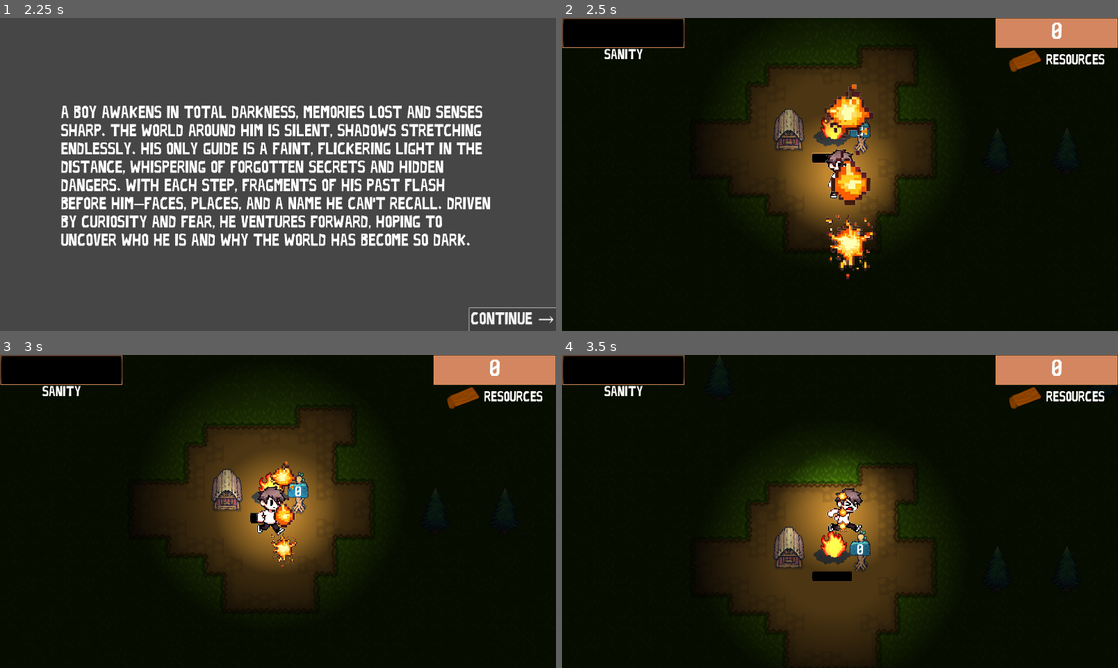
Above: before the commit, frames 1-4 (two rows, left to right).
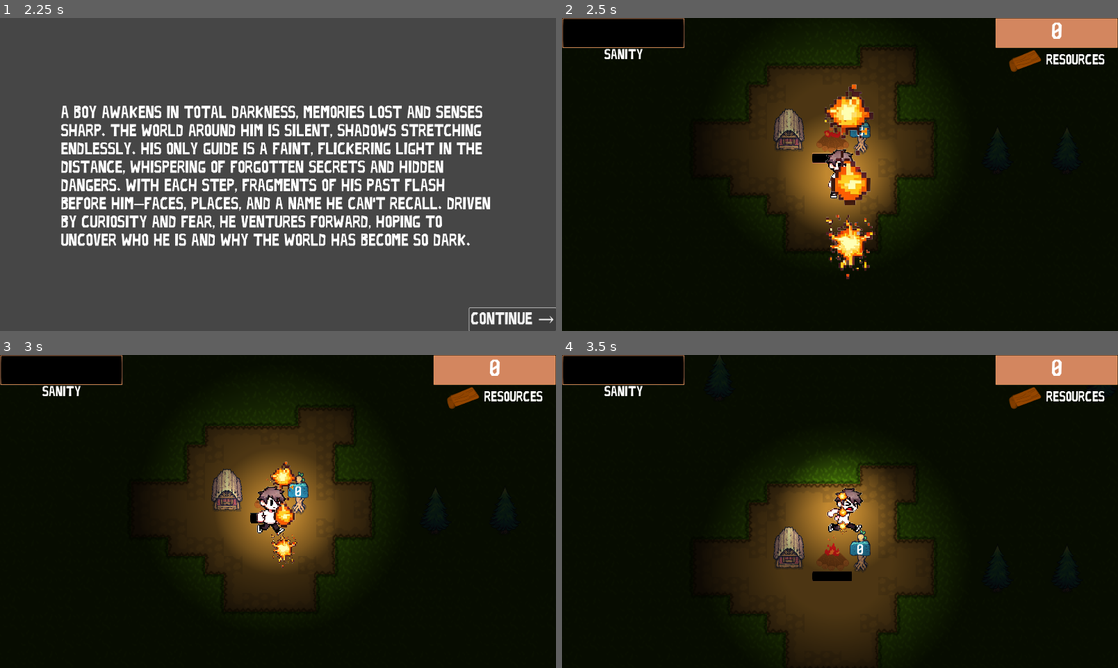
Above: after the commit, the same moments.

Repository: CPhuong24/UPJam2024
Game: Godot game, scene res://main_menu.tscn
Same seed, same stepped clock (60 frames per second), same inputs: the game is played once before the commit and once after it.
Inputs:
- Up to frame 1 (2.25 s): click "Play" at 0.5 s; click "Continue →" at 1.25 s; click "Continue →" at 2 s
- Up to frame 2 (2.5 s): no input
- Up to frame 3 (3 s): hold W (move_up) from 2.78 s (still down); tap E (interact) at 2.85 s
- Up to frame 4 (3.5 s): keep holding W (move_up)

Frame 1 is identical in both runs. In frame 2, 0.4% of the frame differs, in the area x 45-52%, y 31-44%; in frame 3, 0.2%; in frame 4, 0.5%, in the area x 45-52%, y 56-68%.

Commit message:
Added a lot of sprites and Fire animation
Added the new bonfire animation and new store icons

Diff:
--- a/base.gd
+++ b/base.gd
@@ -53,11 +53,20 @@
 	progress_bar.value = current_durability
 
 	# Set fire strength/animation.
-	if light_energy > DEFAULT_LIGHT_ENERGY * 0.75:
-		$Fire.play("default")
-	elif light_energy > DEFAULT_LIGHT_ENERGY * 0.5:
-		$Fire.play("medium")
-	elif light_energy > DEFAULT_LIGHT_ENERGY * 0.25:
-		$Fire.play("small")
+	var fire_scale = Vector2(current_durability * 0.01, current_durability * 0.01)
+	var default_fire = Vector2(1,1)
+	$Fire.play("Fire")
+
+	# Make fire smaller when no more logs
+	if resource_count == 0:
+		$Fire.set_scale(fire_scale)
 	else:
-		$Fire.play("nofire")
+		$Fire.set_scale(default_fire)
+	#if light_energy > DEFAULT_LIGHT_ENERGY * 0.75:
+		#$Fire.scale
+	#elif light_energy > DEFAULT_LIGHT_ENERGY * 0.5:
+		#$Fire.play("medium")
+	#elif light_energy > DEFAULT_LIGHT_ENERGY * 0.25:
+		#$Fire.play("small")
+	#else:
+		#$Fire.play("nofire")
--- a/base.tscn
+++ b/base.tscn
@@ -1,11 +1,13 @@
-[gd_scene load_steps=15 format=3 uid="uid://nd5gsw8ahina"]
+[gd_scene load_steps=22 format=3 uid="uid://nd5gsw8ahina"]
 
 [ext_resource type="Script" path="res://base.gd" id="1_f355r"]
 [ext_resource type="Texture2D" uid="uid://c58l16nph5g3o" path="res://sign.png" id="3_f1eac"]
 [ext_resource type="FontFile" uid="uid://rg16im737d84" path="res://limbo_font__by_alex484000-d5dthys.ttf" id="3_p6q5f"]
 [ext_resource type="Texture2D" uid="uid://ck8j78rrviaho" path="res://healthbarUnder.png" id="5_uk6x5"]
 [ext_resource type="Texture2D" uid="uid://dmmhc1ecnfod8" path="res://healthbarProgress.png" id="6_haxxy"]
+[ext_resource type="Texture2D" uid="uid://w5yed4a6uo0q" path="res://Art Assests/Pile of Logs.png" id="6_wwvnv"]
 [ext_resource type="Texture2D" uid="uid://dfijklrcqmhna" path="res://fire.png" id="7_8818l"]
+[ext_resource type="Texture2D" uid="uid://djxccy63rmsdm" path="res://Art Assests/Fire Animation.png" id="7_xqy7o"]
 [ext_resource type="Texture2D" uid="uid://fng6avjvhhdl" path="res://fire4.png" id="8_rfc7y"]
 [ext_resource type="Texture2D" uid="uid://d0uhf7180fpt6" path="res://fire3.png" id="9_gb6j2"]
 [ext_resource type="Texture2D" uid="uid://b4pxtp2de6jpn" path="res://nofire.png" id="10_1bn55"]
@@ -14,8 +16,48 @@
 [sub_resource type="RectangleShape2D" id="RectangleShape2D_avru2"]
 size = Vector2(128, 192)
 
+[sub_resource type="AtlasTexture" id="AtlasTexture_dexaw"]
+atlas = ExtResource("7_xqy7o")
+region = Rect2(0, 0, 128, 128)
+
+[sub_resource type="AtlasTexture" id="AtlasTexture_kcxtm"]
+atlas = ExtResource("7_xqy7o")
+region = Rect2(128, 0, 128, 128)
+
+[sub_resource type="AtlasTexture" id="AtlasTexture_ga40t"]
+atlas = ExtResource("7_xqy7o")
+region = Rect2(256, 0, 128, 128)
+
+[sub_resource type="AtlasTexture" id="AtlasTexture_g3h87"]
+atlas = ExtResource("7_xqy7o")
+region = Rect2(384, 0, 128, 128)
+
+[sub_resource type="AtlasTexture" id="AtlasTexture_2nw2k"]
+atlas = ExtResource("7_xqy7o")
+region = Rect2(512, 0, 128, 128)
+
 [sub_resource type="SpriteFrames" id="SpriteFrames_duiax"]
 animations = [{
+"frames": [{
+"duration": 1.0,
+"texture": SubResource("AtlasTexture_dexaw")
+}, {
+"duration": 1.0,
+"texture": SubResource("AtlasTexture_kcxtm")
+}, {
+"duration": 1.0,
+"texture": SubResource("AtlasTexture_ga40t")
+}, {
+"duration": 1.0,
+"texture": SubResource("AtlasTexture_g3h87")
+}, {
+"duration": 1.0,
+"texture": SubResource("AtlasTexture_2nw2k")
+}],
+"loop": true,
+"name": &"Fire",
+"speed": 8.0
+}, {
 "frames": [{
 "duration": 1.0,
 "texture": ExtResource("10_gdp54")
@@ -116,12 +158,19 @@
 texture_under = ExtResource("5_uk6x5")
 texture_progress = ExtResource("6_haxxy")
 
+[node name="Sprite2D" type="Sprite2D" parent="."]
+position = Vector2(1, 26)
+texture = ExtResource("6_wwvnv")
+
 [node name="Fire" type="AnimatedSprite2D" parent="."]
+position = Vector2(9, -18)
+scale = Vector2(0.85, 0.85)
 sprite_frames = SubResource("SpriteFrames_duiax")
-animation = &"nofire"
+animation = &"Fire"
+frame_progress = 0.146642
 
 [node name="PointLight2D" type="PointLight2D" parent="Fire"]
-position = Vector2(4, 15)
+position = Vector2(5, 47)
 energy = 0.5
 texture = SubResource("GradientTexture2D_a8bpj")
 
Binary file added: Art Assests/Bonfire.aseprite
Binary file changed: Art Assests/Bonfire.png
Binary file added: Art Assests/Carved Animal.aseprite
Binary file changed: Art Assests/Carved Animal.png
Binary file added: Art Assests/Compass.aseprite
Binary file changed: Art Assests/Compass.png
Binary file added: Art Assests/Dowsing Rod.aseprite
Binary file changed: Art Assests/Dowsing Rod.png
Binary file added: Art Assests/Fire Animation.aseprite
Binary file added: Art Assests/Fire Animation.png
Not shown, added: Art Assests/Fire Animation.png.import
Binary file added: Art Assests/Pile of Logs.aseprite
(and 5 more such lines)
